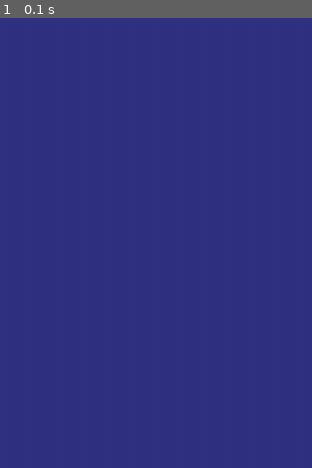
Above: before the commit, frame 1.
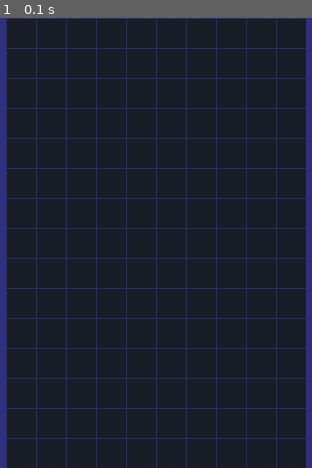
Above: after the commit, the same moment.

Repository: budabalint/pygame10.A-E
Game: pygame game, started from main.py
Two runs of this game, one before a commit and one after it. Both use one fixed random seed, a clock stepped at 60 frames per second and the inputs below.
Inputs:
- Up to frame 1 (0.1 s): no input

The runs differ from the first frame. In frame 1, 90% of the frame differs, in the area x 2-99%, y 0-100%.

Commit message:
grid létrehozva és láthatósági szintek beállítva

Diff:
--- a/colors.py
+++ b/colors.py
@@ -1,25 +1,25 @@
 class Colors:
-    sötétszürke: tuple[int, int, int] = (26, 31, 40)
-    zöld: tuple[int, int, int] = (47, 230, 23)
-    piros: tuple[int, int, int] = (232, 18, 18)
-    narancssárga: tuple[int, int, int] = (226, 116, 17)
-    sárga: tuple[int, int, int] = (237, 234, 4)
-    lila: tuple[int, int, int] = (166, 0, 247)
-    cián: tuple[int, int, int] = (21, 204, 209)
-    kék: tuple[int, int, int] = (13, 64, 216)
-    fehér: tuple[int, int, int] = (255, 255, 255)
-    sötétkék: tuple[int, int, int] = (44, 44, 127)
-    világoskék: tuple[int, int, int] = (59, 85, 162)
+    _sötétszürke: tuple[int, int, int] = (26, 31, 40)
+    _zöld: tuple[int, int, int] = (47, 230, 23)
+    _piros: tuple[int, int, int] = (232, 18, 18)
+    _narancssárga: tuple[int, int, int] = (226, 116, 17)
+    _sárga: tuple[int, int, int] = (237, 234, 4)
+    _lila: tuple[int, int, int] = (166, 0, 247)
+    _cián: tuple[int, int, int] = (21, 204, 209)
+    _kék: tuple[int, int, int] = (13, 64, 216)
+    _fehér: tuple[int, int, int] = (255, 255, 255)
+    _sötétkék: tuple[int, int, int] = (44, 44, 127)
+    _világoskék: tuple[int, int, int] = (59, 85, 162)
 
     @classmethod
     def cella_színek_lekérése(cls):
         return [
-            cls.sötétszürke,
-            cls.zöld,
-            cls.piros,
-            cls.narancssárga,
-            cls.sárga,
-            cls.lila,
-            cls.cián,
-            cls.kék,
+            cls._sötétszürke,
+            cls._zöld,
+            cls._piros,
+            cls._narancssárga,
+            cls._sárga,
+            cls._lila,
+            cls._cián,
+            cls._kék,
         ]
--- a/game.py
+++ b/game.py
@@ -11,8 +11,8 @@
         self.sötétkék: tuple[int ,int ,int] = (50, 50, 130)
 
         self.óra = pygame.time.Clock()  # a játék sebességét adja meg
-        rács: Grid = Grid()
-        rács.rács_kiíratása_consolra()
+        self.rács: Grid = Grid()
+        self.rács.rács_kiíratása_consolra()
 
     def game_loop(self) -> None:
         while True:
@@ -21,5 +21,6 @@
                     pygame.quit()
                     sys.exit()
             self.ablak.fill(self.sötétkék)
+            self.rács.draw(self.ablak)
             pygame.display.update()
             self.óra.tick(60)
--- a/grid.py
+++ b/grid.py
@@ -1,19 +1,36 @@
+import pygame
+
 from colors import Colors
 
 
 class Grid:
+    _sorok_száma: int = 20
+    _oszlopok_száma: int = 10
+    _block_méret: int = 40
+
     def __init__(self) -> None:
-        self.sorok_száma: int = 20
-        self.oszlopok_száma: int = 10
-        self.block_méret: int = 40  # pixelben megadja egy négyzet méretét
         self.rács: list[list[int]] = [
-            [0 for _ in range(self.oszlopok_száma)]
-            for _ in range(self.sorok_száma)  # létrehozza a 0-kkal megtöltött listánkat
+            [0 for _ in range(self._oszlopok_száma)]
+            for _ in range(
+                self._sorok_száma
+            )  # létrehozza a 0-kkal megtöltött listánkat
         ]
         self.színek = Colors.cella_színek_lekérése()
 
     def rács_kiíratása_consolra(self) -> None:
-        for sor in range(self.sorok_száma):
-            for oszlop in range(self.oszlopok_száma):
+        for sor in range(self._sorok_száma):
+            for oszlop in range(self._oszlopok_száma):
                 print(self.rács[sor][oszlop], end=" ")
             print()
+
+    def draw(self, screen: pygame.Surface):
+        for sor in range(self._sorok_száma):
+            for oszlop in range(self._oszlopok_száma):
+                cella_értéke: int = self.rács[sor][oszlop]
+                cella_négyzet = pygame.Rect(
+                    (oszlop+10) * self._block_méret +1,
+                    sor * self._block_méret+1,
+                    self._block_méret-1,
+                    self._block_méret-1,
+                )
+                pygame.draw.rect(screen, self.színek[cella_értéke], cella_négyzet)
